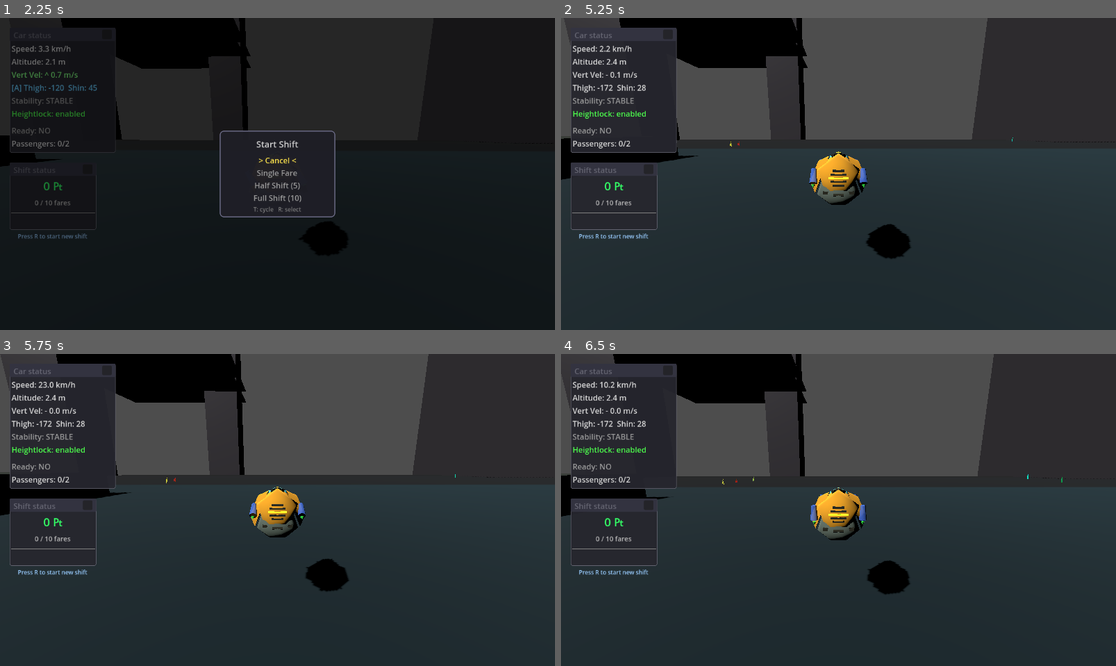
Above: before the commit, frames 1-4 (two rows, left to right).
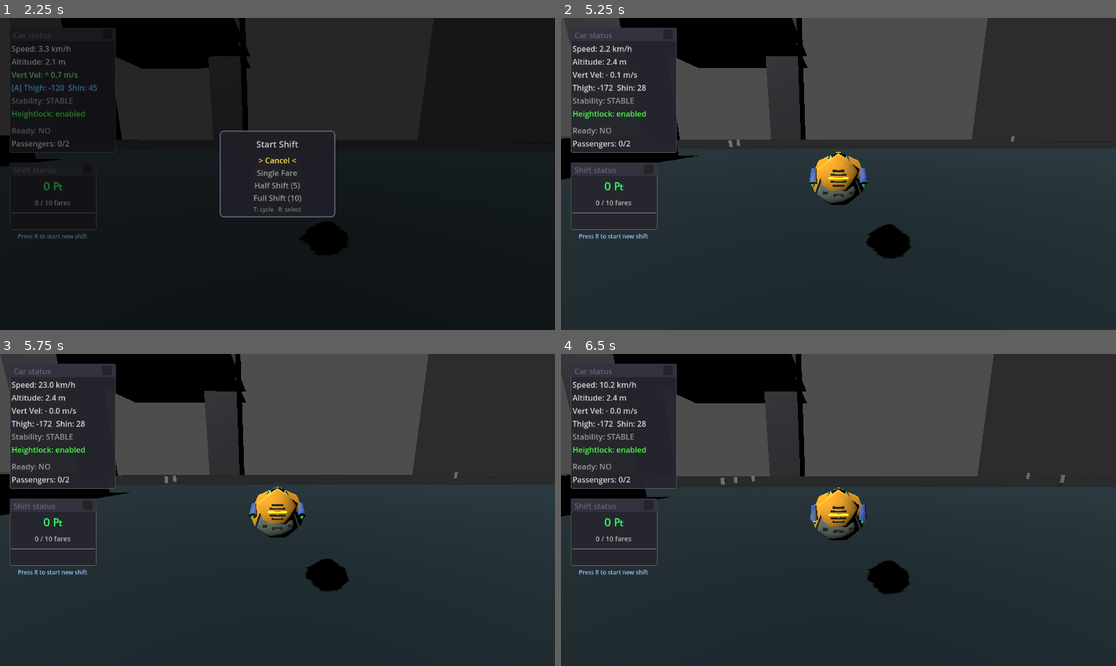
Above: after the commit, the same moments.

Repository: TaxiService/fcar
Game: Godot game, scene res://t&St_scene.tscn
Two runs of this game, one before a commit and one after it. Both use one fixed random seed, a clock stepped at 60 frames per second and the inputs below. This scene is started directly instead of the project's main scene. The engine's default icon, where the game draws it, is replaced by a stand-in: a white triangle on a blue panel in a dark square.
Inputs (mouse positions are in pixels of both pictures, inside the frame that each line leads up to):
- Up to frame 1 (2.25 s): tap R (confirm) at 0.5, 1.25, 2 s; drag from (61, 89) to (333, 105) at 0.52 s; drag from (55, 195) to (249, 236) at 1.27 s; move the mouse to (111, 127) at 2.02 s; hold A (strafe_left) from 2.03 s (still down); tap V (toggle_auto_hover) at 2.1 s
- Up to frame 2 (5.25 s): release A (strafe_left) at 2.75 s; tap R (confirm) at 2.75, 3.5, 4.25 s; drag from (866, 174) to (672, 127) at 2.77 s; move the mouse to (755, 96) at 3.52 s; hold S (backward) 3.53-4.25 s; hold Ctrl 3.53-4.25 s; tap Space (jump) at 3.77 s; drag from (960, 158) to (755, 96) at 4.27 s; move the mouse to (727, 189) at 5.02 s; hold W (forward) from 5.03 s (still down); tap Alt at 5.1 s; click (727, 189) at 5.17 s
- Up to frame 3 (5.75 s): keep holding W (forward)
- Up to frame 4 (6.5 s): release W (forward) at 5.75 s; drag from (894, 441) to (727, 525) at 5.77 s

Frame 1 is identical in both runs. In frame 2, less than 0.1% of the frame differs, in the area x 30-82%, y 37-42%; in frame 3, less than 0.1%; in frame 4, less than 0.1%, in the area x 28-91%, y 38-43%.

Commit message:
optimization gone wrong

Diff:
--- a/city/city_test.tscn
+++ b/city/city_test.tscn
@@ -71,37 +71,6 @@
 
 [node name="PeopleManager" type="Node" parent="."]
 script = ExtResource("1_yage8")
-spritesheet_path = null
-sprite_width = null
-sprite_height = null
-sprite_count = null
-walk_speed_min = null
-walk_speed_max = null
-walk_duration_min = null
-walk_duration_max = null
-wait_duration_min = null
-wait_duration_max = null
-pool_size = null
-pool_growth_size = null
-warm_pool_on_start = null
-spawn_interval = null
-auto_spawn = null
-spawns_per_frame = null
-spawn_queue_enabled = null
-spawn_with_destination_chance = null
-in_a_hurry_chance = null
-hurry_time = null
-min_fare_distance = null
-group_spawn_chance = null
-default_group_size = null
-bob_rate_base = null
-bob_rate_variance = null
-bob_hurry_multiplier = null
-bob_height = null
-color_sets_folder = null
-process_distance = null
-process_check_interval = null
-verbose_logging = null
 
 [node name="VisibilityManager" type="Node" parent="."]
 script = ExtResource("5_yage8")
--- a/systems/PeopleManager.gd
+++ b/systems/PeopleManager.gd
@@ -32,6 +32,11 @@
 @export var pool_growth_size: int = 20  # Grow pool by this many if exhausted
 @export var warm_pool_on_start: bool = true  # Create pool during loading
 
+@export_category("Performance")
+@export var despawn_distance: float = 800.0  # Remove people beyond this distance
+@export var despawn_check_interval: float = 5.0  # Check every N seconds
+@export var max_total_people: int = 3000  # Hard cap on total people
+
 # Spawning configuration
 @export_category("Spawning")
 @export var spawn_interval: float = 2.0
@@ -89,6 +94,7 @@
 var _material_cache: Dictionary = {}  # color_hash -> ShaderMaterial
 var _shader: Shader
 
+
 # Color sets
 var color_sets: Array[PackedColorArray] = []
 
@@ -97,7 +103,7 @@
 var _player_position: Vector3 = Vector3.ZERO
 var _has_player_position: bool = false
 var _camera: Camera3D = null
-
+var _despawn_timer: float = 0.0
 
 func _ready():
 	_load_spritesheet()
@@ -215,6 +221,17 @@
 		_process_check_timer = 0.0
 		_update_process_states()
 
+	# Despawn distant people
+	_despawn_timer += delta
+	if _despawn_timer >= despawn_check_interval:
+		_despawn_timer = 0.0
+		_despawn_distant_people()
+	# Add this temporarily at the end of _process() in PeopleManager:
+	if Engine.get_frames_drawn() % 300 == 0:
+		print("=== DEBUG ===")
+		print("Material cache size: ", _material_cache.size())
+		print("Total people: ", all_people.size())
+
 
 func _process_spawn_queue():
 	var spawned_this_frame = 0
@@ -256,6 +273,43 @@
 			"group_size": default_group_size,
 		})
 
+func _despawn_distant_people():
+	if not Person.lod_camera:
+		return
+
+	var camera_pos = Person.lod_camera.global_position
+	var despawn_dist_sq = despawn_distance * despawn_distance
+	var despawned = 0
+
+	# Iterate backwards for safe removal
+	for i in range(all_people.size() - 1, -1, -1):
+		var person = all_people[i]
+		if not is_instance_valid(person):
+			all_people.remove_at(i)
+			continue
+
+		# Don't despawn people actively involved with player
+		if person.current_state in [Person.State.BOARDING, Person.State.RIDING,
+									 Person.State.EXITING, Person.State.HAILING]:
+			continue
+
+		var dx = person.global_position.x - camera_pos.x
+		var dz = person.global_position.z - camera_pos.z
+		var dist_sq = dx * dx + dz * dz
+
+		if dist_sq > despawn_dist_sq:
+			# Remove from surface tracking
+			for surface in registered_surfaces:
+				if is_instance_valid(surface):
+					surface.spawned_people.erase(person)
+
+			person.queue_free()
+			all_people.remove_at(i)
+			despawned += 1
+
+	if despawned > 0 and verbose_logging:
+		print("PeopleManager: Despawned %d distant people, %d remaining" % [despawned, all_people.size()])
+
 
 func _do_spawn_person(surface: SpawnSurface) -> Person:
 	if not spritesheet or spritesheet.get_frame_count() == 0:
@@ -273,14 +327,21 @@
 	# Material (cached by color)
 	# Resolve color set index (handles -1 = random, cached per surface)
 	var resolved_set_index = _resolve_color_set_index(surface)
-	var color = get_color_from_set(resolved_set_index, spawn_counter)
+
+	# Pick sprite first (needed for material cache key)
+	var sprite_index = randi() % spritesheet.get_frame_count()
+	var sprite_tex = spritesheet.get_frame(sprite_index)
+
+	# Get color for this surface
+	var color = get_color_from_set(surface.color_set_index, spawn_counter)
 	spawn_counter += 1
-	var mat = _get_cached_material(color)
-	person.material_override = mat
-
-	# Sprite
-	var idx = randi() % spritesheet.get_frame_count()
-	person.set_sprite(spritesheet.get_frame(idx), idx)
+
+	# Get cached material (shared with others using same color+sprite)
+	var mat = _get_cached_material(color, sprite_tex)
+	person.set_shared_material(mat)
+
+	# Set sprite (texture already in material, but Sprite3D needs it too)
+	person.set_sprite(sprite_tex, sprite_index)
 
 	# Position and bounds
 	var bounds = surface.get_bounds_world()
@@ -335,18 +396,25 @@
 			person.hurry_timer = hurry_time
 
 
-func _get_cached_material(color: Color) -> ShaderMaterial:
-	# Cache materials by color to enable GPU batching
-	var key = color.to_html()
-
-	if _material_cache.has(key):
-		return _material_cache[key]
-
+func _get_cached_material(color: Color, sprite_tex: AtlasTexture) -> ShaderMaterial:
+	# Create cache key from color and texture
+	var color_key = "%02x%02x%02x" % [int(color.r * 255), int(color.g * 255), int(color.b * 255)]
+	var tex_id = sprite_tex.get_instance_id()
+	var cache_key = "%s_%d" % [color_key, tex_id]
+
+	# Return cached material if exists
+	if _material_cache.has(cache_key):
+		return _material_cache[cache_key]
+
+	# Create new material
+	var shader = load("res://person_sprite.gdshader")
 	var mat = ShaderMaterial.new()
-	mat.shader = _shader
+	mat.shader = shader
 	mat.set_shader_parameter("color_add", Vector3(color.r, color.g, color.b))
-
-	_material_cache[key] = mat
+	mat.set_shader_parameter("texture_albedo", sprite_tex)
+
+	# Cache and return
+	_material_cache[cache_key] = mat
 	return mat
 
 
@@ -442,12 +510,14 @@
 	person.bob_rate = bob_rate_base + randf_range(-bob_rate_variance, bob_rate_variance)
 	person.walk_speed = randf_range(walk_speed_min, walk_speed_max)
 
-	var color = get_color_from_set(0, spawn_counter)
-	spawn_counter += 1
-	person.material_override = _get_cached_material(color)
-
-	var idx = randi() % spritesheet.get_frame_count()
-	person.set_sprite(spritesheet.get_frame(idx), idx)
+	# Pick random sprite
+	var sprite_index = randi() % spritesheet.get_frame_count()
+	var sprite_tex = spritesheet.get_frame(sprite_index)
+
+	# Use black tint for manually spawned (or pass color as parameter)
+	var mat = _get_cached_material(Color.BLACK, sprite_tex)
+	person.set_shared_material(mat)
+	person.set_sprite(sprite_tex, sprite_index)
 
 	if bounds_min != Vector3.ZERO or bounds_max != Vector3.ZERO:
 		person.set_bounds(bounds_min, bounds_max)
@@ -647,6 +717,7 @@
 
 
 func reload_sprites():
+	_material_cache.clear()
 	if spritesheet and spritesheet.reload():
 		for person in all_people:
 			if is_instance_valid(person):
--- a/systems/Person.gd
+++ b/systems/Person.gd
@@ -146,12 +146,25 @@
 
 func _process(delta: float):
 	# Fast path: RIDING passengers skip everything except position update
+	# RIDING passengers: force invisible and minimal processing
 	if current_state == State.RIDING:
 		visible = false
-		state_timer += delta
-		hail_time += delta
-		_process_riding(delta)
-		return
+		# Just follow the car, nothing else
+		if is_instance_valid(target_car):
+			global_position = target_car.global_position
+		return  # Skip everything else - no LOD check needed
+
+	# LOD/Culling check (staggered for performance)
+	if lod_enabled:
+		lod_timer += delta
+		if lod_timer >= lod_check_offset:
+			lod_timer = 0.0
+			lod_check_offset = lod_update_interval
+			_update_lod_visibility()
+			# If we just got hidden, _update_lod_visibility called set_process(false)
+			# so this will be our last frame until we're visible again
+			if not visible:
+				return
 
 	# Always update timers (needed for state transitions even when hidden)
 	state_timer += delta
@@ -363,6 +376,7 @@
 
 
 func _enter_state(new_state: State):
+	set_process(true)
 	current_state = new_state
 	state_timer = 0.0
 
@@ -432,8 +446,8 @@
 	sprite_index = index
 
 	# Pass texture to shader if material is set
-	if material_override and material_override is ShaderMaterial:
-		material_override.set_shader_parameter("texture_albedo", tex)
+	#if material_override and material_override is ShaderMaterial:
+	#	material_override.set_shader_parameter("texture_albedo", tex)
 
 	# Scale sprite to be ~1.8m tall max
 	# Sprite is 300x600 pixels, so aspect ratio is 0.5
@@ -457,13 +471,15 @@
 	# Update visibility based on distance from camera and height relative to player
 	# Note: RIDING passengers never call this (they skip LOD entirely)
 	if not lod_camera:
-		# No camera set, always visible
+		# No camera set, always visible and processing
 		visible = true
+		set_process(true)
 		return
 
 	# Always show people who are boarding or exiting (actively interacting with player)
 	if current_state in NEAR_PLAYER_STATES:
 		visible = true
+		set_process(true)
 		return
 
 	var camera_pos = lod_camera.global_position
@@ -476,6 +492,7 @@
 	# Hide if too far horizontally
 	if horiz_dist_sq > lod_max_distance_squared:
 		visible = false
+		set_process(false)  # <-- COMPLETELY STOP PROCESSING
 		return
 
 	# Calculate height difference relative to player
@@ -484,10 +501,12 @@
 	# Hide if significantly above player (looking down on distant tiny people)
 	if height_diff > lod_max_height_above:
 		visible = false
-		return
-
-	# Otherwise visible
+		set_process(false)  # <-- COMPLETELY STOP PROCESSING
+		return
+
+	# Otherwise visible and processing
 	visible = true
+	set_process(true)
 
 func _reset_for_reuse():
 	# Called when person is acquired from pool and reused
